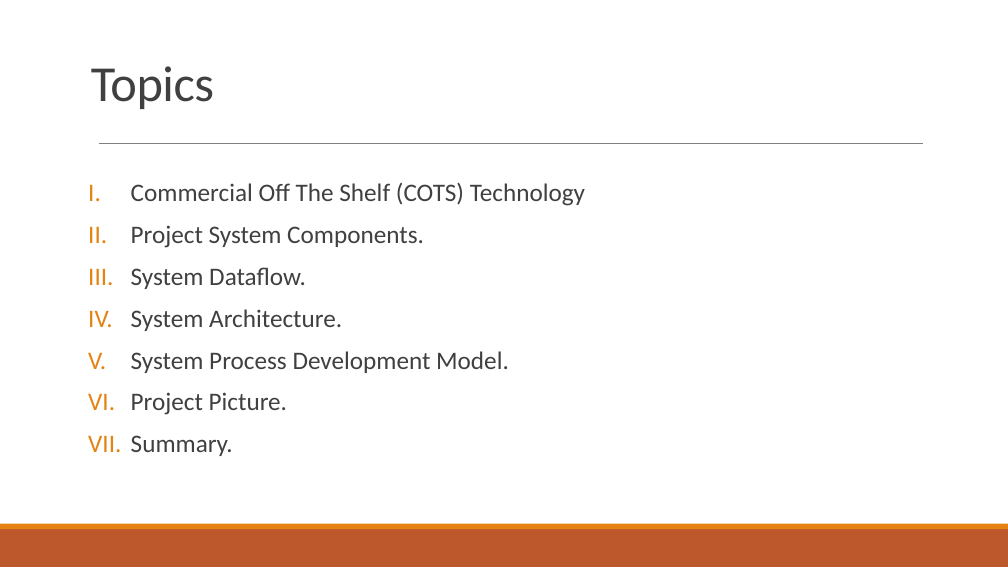
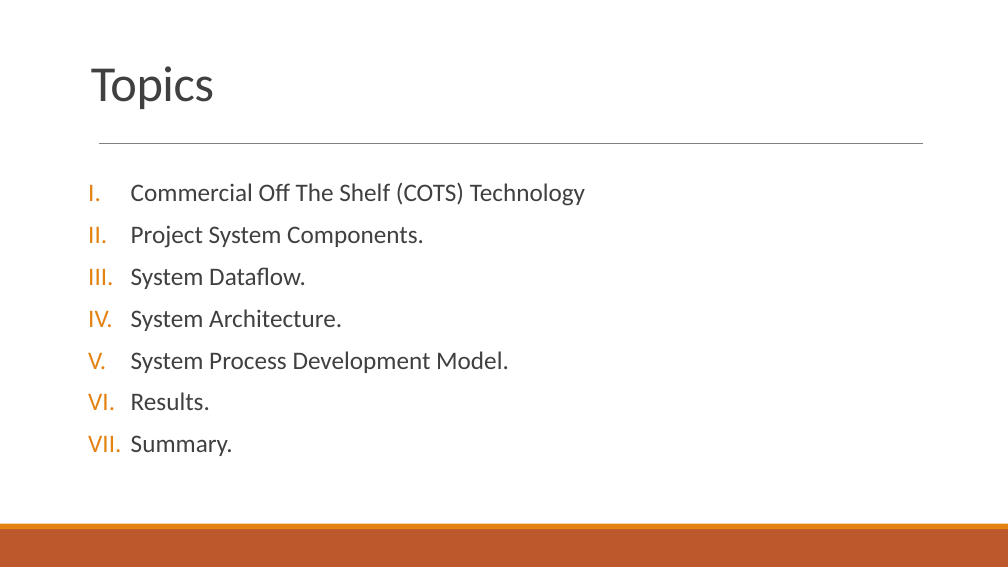
Before and after one commit to ecastanedat/574_Advanced_SW_Eng_Tech, a slide deck: slide 2 of 001 Documentation/LCastaneda - Final Project Presentation.pptx. Drawn at 1008x567 pixels with LibreOffice and Linux fonts; fonts in the diff are those of the drawing. Boxes give left, top, right and bottom in pixels: in the first picture for what was removed or moved away, otherwise in the second. Text is boxed around its words. In the diff, an @@ line names an element or a change of style, - is before the commit and + after.

```diff
--- a/001 Documentation/LCastaneda - Final Project Presentation.pptx
+++ b/001 Documentation/LCastaneda - Final Project Presentation.pptx
@@ text at (131, 392, 210, 410): text changed @@
-VI. Project Picture.
+VI. Results.
```
Also in this commit, not shown: 1 slide added, 1 slide removed, 28 other files.
